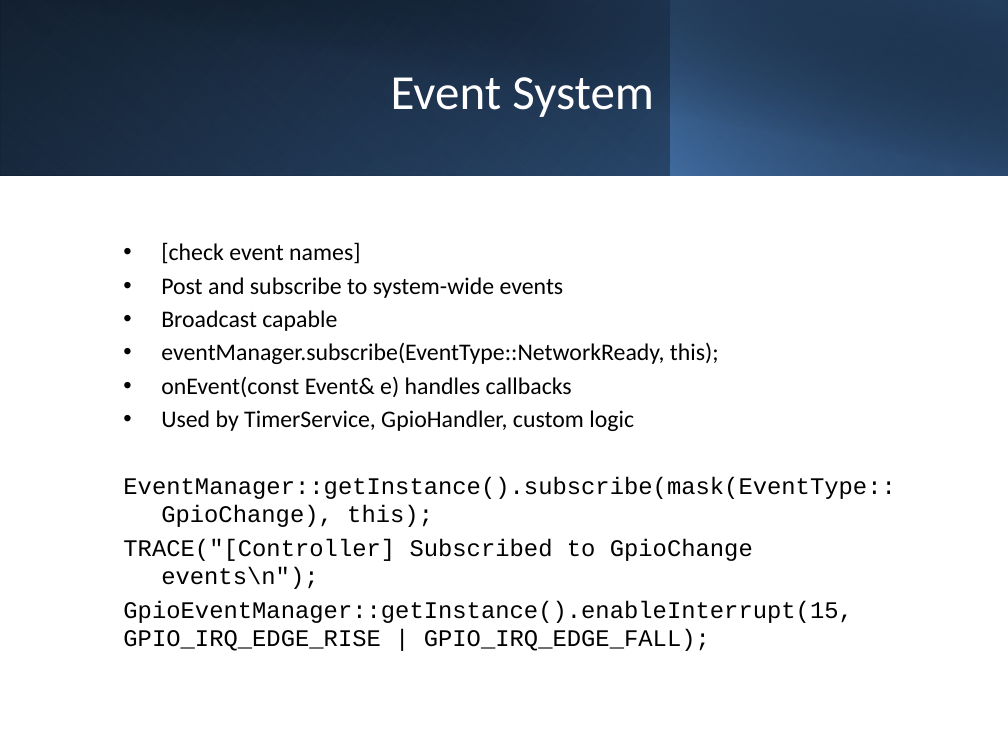
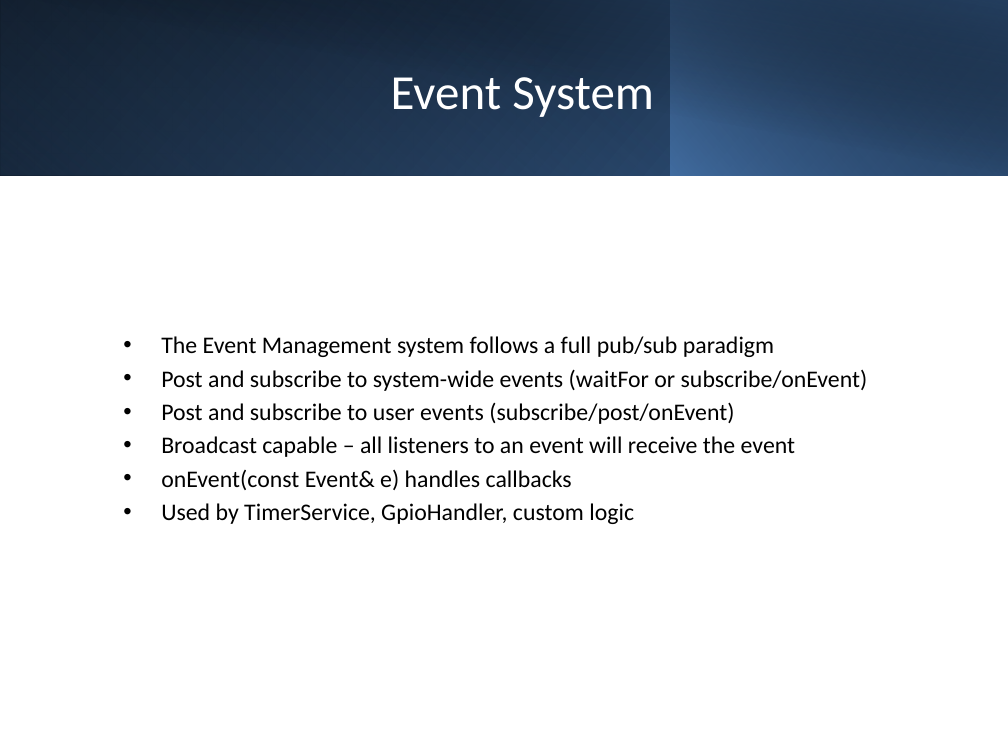
Before and after one commit to Pico-Framework/pico-framework, a slide deck: slide 14 of docs/picoframework_full_presentation_combined.pptx (slide 16 before the commit). Drawn at 1008x756 pixels with LibreOffice and Linux fonts; fonts in the diff are those of the drawing. Boxes give left, top, right and bottom in pixels: in the first picture for what was removed or moved away, otherwise in the second. Text is boxed around its words. In the diff, an @@ line names an element or a change of style, - is before the commit and + after.

```diff
--- a/docs/picoframework_full_presentation_combined.pptx
+++ b/docs/picoframework_full_presentation_combined.pptx
@@ text at [161,336,868,457]: text changed @@
-• [check event names]
-• Post and subscribe to system-wide events
-• Broadcast capable
-• eventManager.subscribe(EventType::NetworkReady, this);
+• The Event Management system follows a full pub/sub paradigm
+• Post and subscribe to system-wide events (waitFor or subscribe/onEvent)
+• Post and subscribe to user events (subscribe/post/onEvent)
+• Broadcast capable – all listeners to an event will receive the event
@@ text at [123,476,895,651]: paragraphs removed @@
-EventManager::getInstance().subscribe(mask(EventType::GpioChange), this);
-TRACE("[Controller] Subscribed to GpioChange events\n");
-GpioEventManager::getInstance().enableInterrupt(15, GPIO_IRQ_EDGE_RISE | GPIO_IRQ_EDGE_FALL);
```
Also in this commit, not shown: 9 other slides changed, 1 slide added, 3 slides removed, 3 other files.
